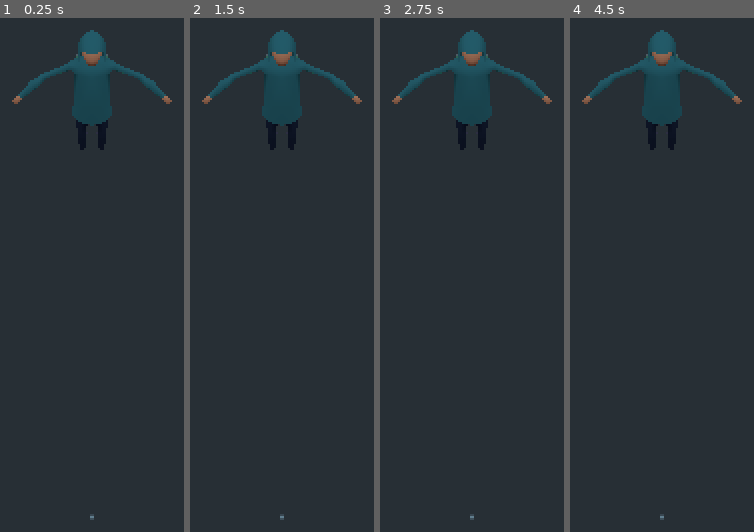
Above: before the commit, frames 1-4 (left to right).
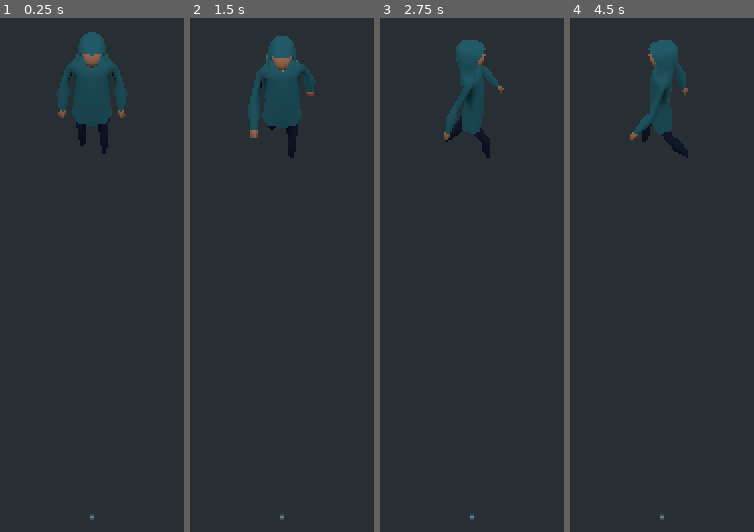
Above: after the commit, the same moments.

Repository: legendiguess/wgj51legendiguessbhagat
Game: Godot game, scene res://objects/character.tscn
Same seed, same stepped clock (60 frames per second), same inputs: the game is played once before the commit and once after it. This scene is started directly instead of the project's main scene.
Inputs:
- Up to frame 1 (0.25 s): no input
- Up to frame 2 (1.5 s): tap Enter at 0.5 s; hold Right (ui_right) 0.53-1.28 s; hold Down (ui_down) from 1.28 s (still down)
- Up to frame 3 (2.75 s): tap Space at 2 s; release Down (ui_down) at 2.03 s; hold Right (ui_right) from 2.03 s (still down)
- Up to frame 4 (4.5 s): release Right (ui_right) at 2.78 s; hold Up (ui_up) 2.78-3.53 s; hold Left (ui_left) from 3.53 s (still down); tap Enter at 4.25 s

The runs differ from the first frame. In frame 1, 1.8% of the frame differs, in the area x 6-94%, y 2-27%; in frame 2, 2.4%; in frame 3, 2.8%; in frame 4, 3.0%, in the area x 6-94%, y 2-28%.
Error before the commit: Parse Error: The identifier "HP" isn't declared in the current scope. (res://scripts/character.gd:30)

Commit message:
fixed character script

Diff:
--- a/scenes/main_menu.tscn
+++ b/scenes/main_menu.tscn
@@ -294,7 +294,7 @@
 
 [node name="popup_about_polygon_2" type="Polygon2D" parent="popup_about" index="1"]
 
-position = Vector2( -3.8147e-006, -7.15256e-006 )
+position = Vector2( -3.8147e-06, -7.15256e-06 )
 polygon = PoolVector2Array( 80, 80, 1200, 80, 1200, 640, 80, 640 )
 uv = PoolVector2Array(  )
 color = Color( 0.376471, 0.376471, 0.439216, 1 )
--- a/scripts/character.gd
+++ b/scripts/character.gd
@@ -1,5 +1,4 @@
 extends KinematicBody
-
 
 onready var motion = Vector3(0,0,0)
 onready var MAXSPEED = 300
@@ -12,47 +11,44 @@
 onready var rot_speed = 10
 
 
-func _ready():
-	# Called when the node is added to the scene for the first time.
-	# Initialization here
-	pass
-
-func _process(delta):
+func _physics_process(delta):
 	####################################################### z movement
 	if Input.is_action_pressed("ui_up"):
+		rot_target = 180
+		walk_anim()
 		if motion.z > -MAXSPEED:
 			motion.z -= SPEED
 	else:
 		if motion.z < -0:
-			motion.z += SPEED
+			motion.z += STOP
 	###############################
 	if Input.is_action_pressed("ui_down"):
-		HP -=1
-		if !$character_spatial/character_animation.current_animation == "WalkAnim":
-			$character_spatial/character_animation.play("WalkAnim")
+		rot_target = 0
+		walk_anim()
 		if motion.z < MAXSPEED:
 			motion.z += SPEED
 	else:
 		if motion.z > 0:
-			motion.z -= SPEED
+			motion.z -= STOP
 	######################################################## x movement
 	if Input.is_action_pressed("ui_left"):
+		rot_target = 270
+		walk_anim()
 		if motion.x > -MAXSPEED:
 			motion.x -= SPEED
 	else:
-		if motion.x < -0:
-			motion.x += SPEED
+		if motion.x < 0:
+			motion.x += STOP
 	###############################
 	if Input.is_action_pressed("ui_right"):
+		rot_target = 90
+		walk_anim()
 		if motion.x < MAXSPEED:
 			motion.x += SPEED
 	else:
 		if motion.x > 0:
-			motion.x -= SPEED
-
-	if motion.z>0:
-		$character_sprites.play("run_down")
-	if motion.z<0:
+			motion.x -= STOP
+	if motion.z != 0:
 		$character_sprites.play("run_up")
 	if motion.z == 0 and motion.x == 0:
 		if !$character_spatial/character_animation.current_animation == "Idle":
Not shown, changed: objects/gridmap.tscn
